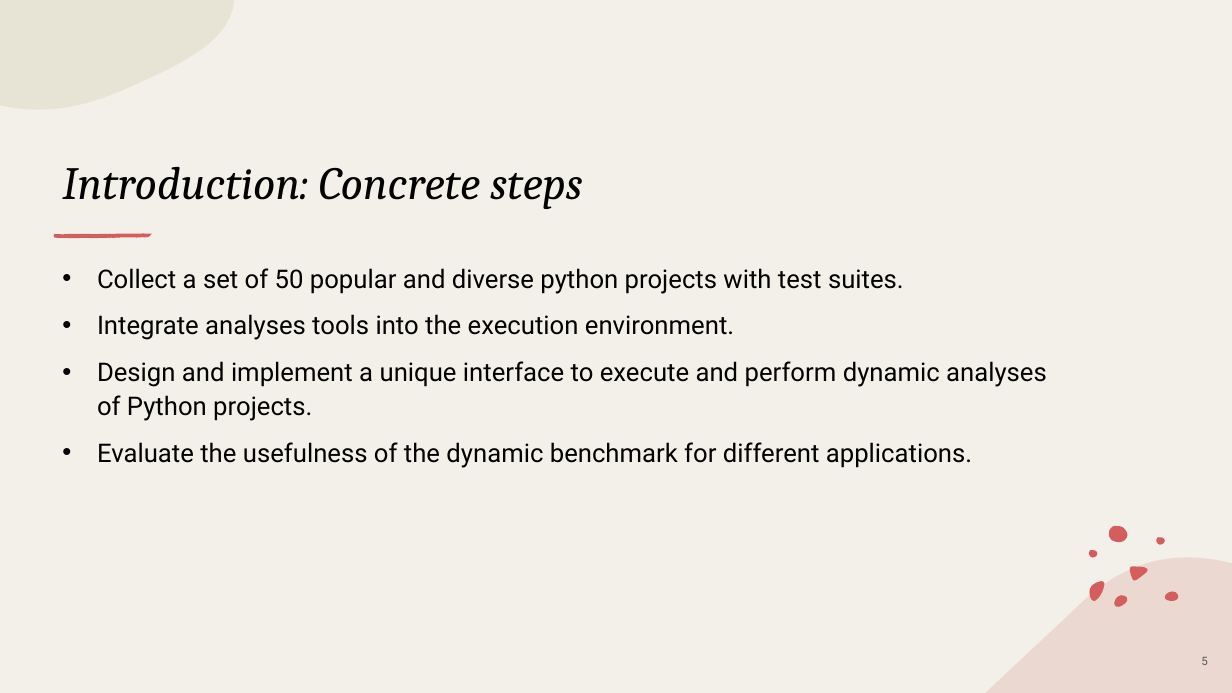
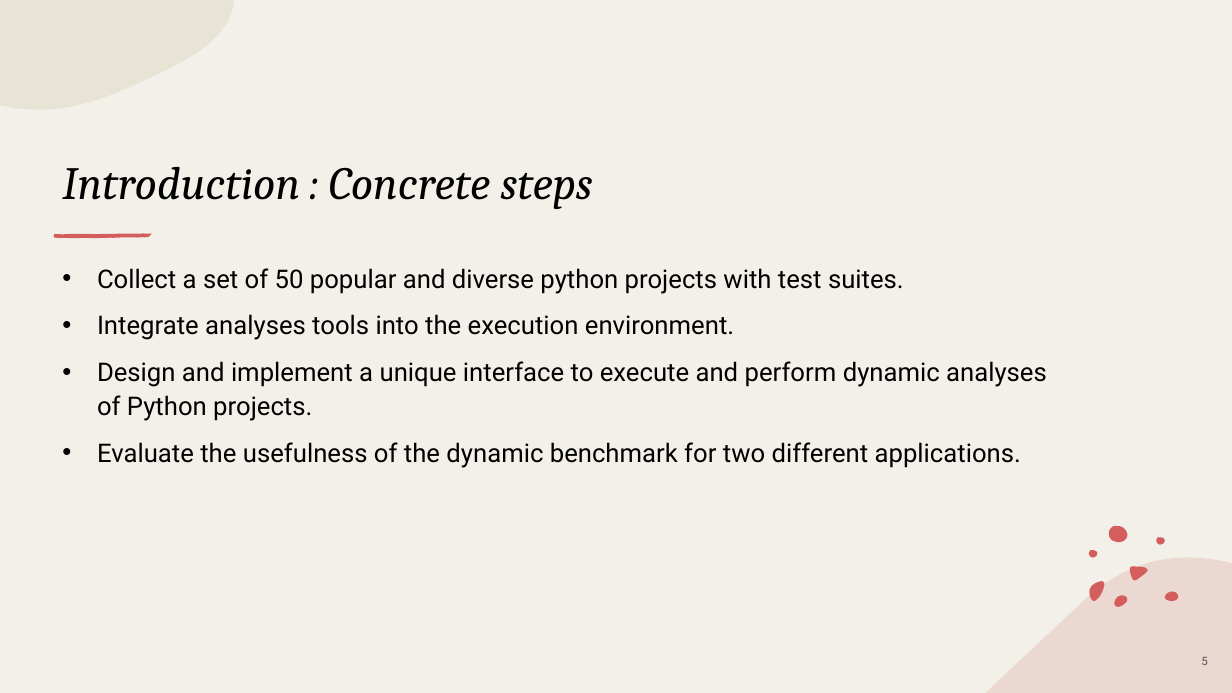
Before and after one commit to piyush-bajaj/DynamicPythonBenchmark, a slide deck: slide 5 of Final Presentation.pptx. Drawn at 1232x693 pixels with LibreOffice and Linux fonts; fonts in the diff are those of the drawing. Boxes give left, top, right and bottom in pixels: in the first picture for what was removed or moved away, otherwise in the second. Text is boxed around its words. In the diff, an @@ line names an element or a change of style, - is before the commit and + after.

```diff
--- a/Final Presentation.pptx
+++ b/Final Presentation.pptx
@@ title at (62, 167, 593, 209): spaces changed @@
-Introduction: Concrete steps
+Introduction : Concrete steps
@@ text at (97, 442, 1021, 468): text changed @@
-• Evaluate the usefulness of the dynamic benchmark for different applications.
+• Evaluate the usefulness of the dynamic benchmark for two different applications.
```
Also in this commit, not shown: 10 other slides changed, 2 slides added.
